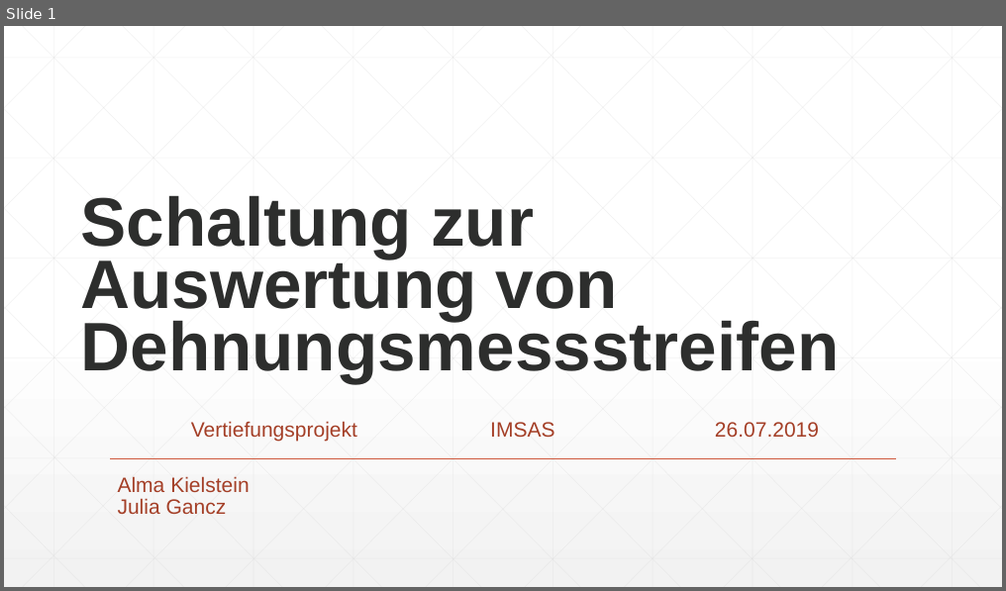
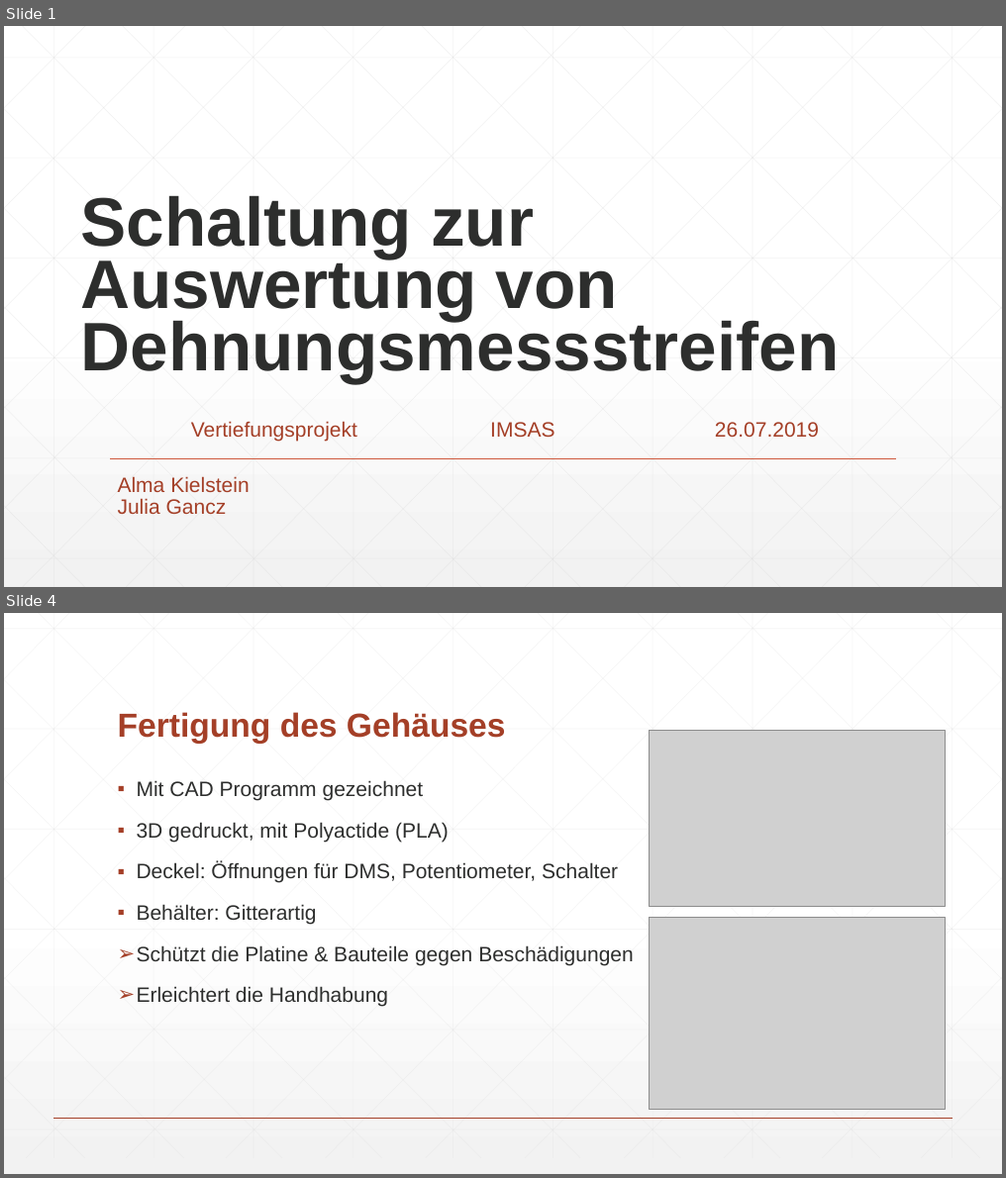
Before and after one commit to juliagancz/Vertiefungsprojekt, a slide deck: Vertiefungsprojekt.pptx. Shown one above the other, each under a label of ours: slide 1 before the commit, slides 1 and 4 after it; the slides between them are not shown. The pictures are 1006x591 and 1006x1178 pixels, drawn with LibreOffice and Linux fonts; fonts in the diff are those of the drawing; grey boxes stand for pictures. Boxes give left, top, right and bottom in pixels: in the first picture for what was removed or moved away, otherwise in the second. Text is boxed around its words. In the diff, an @@ line names an element or a change of style, - is before the commit and + after.

```diff
--- a/Vertiefungsprojekt.pptx
+++ b/Vertiefungsprojekt.pptx
@@ slide 4 added at bbox=[4, 613, 1002, 1174], background gradient #FFFFFF to #F2F2F2 @@
@@ title added at bbox=[118, 712, 506, 744], 32 pt, text #A43F27, bold @@
+Fertigung des Gehäuses
@@ picture added at bbox=[648, 731, 944, 906] @@
@@ text added at bbox=[137, 780, 634, 1007], 20 pt, text #2D2E2D @@
+▪ Mit CAD Programm gezeichnet
+▪ 3D gedruckt, mit Polyactide (PLA)
+▪ Deckel: Öffnungen für DMS, Potentiometer, Schalter
+▪ Behälter: Gitterartig
+➢ Schützt die Platine & Bauteile gegen Beschädigungen
+➢ Erleichtert die Handhabung
@@ picture added at bbox=[648, 918, 944, 1110] @@
@@ group added at bbox=[4, 613, 1002, 1158]: 46 lines @@
@@ line added from (54, 1118) to (952, 1118), #A43F27 1 pt @@
```
Also in this commit, not shown: 2 other slides added.
